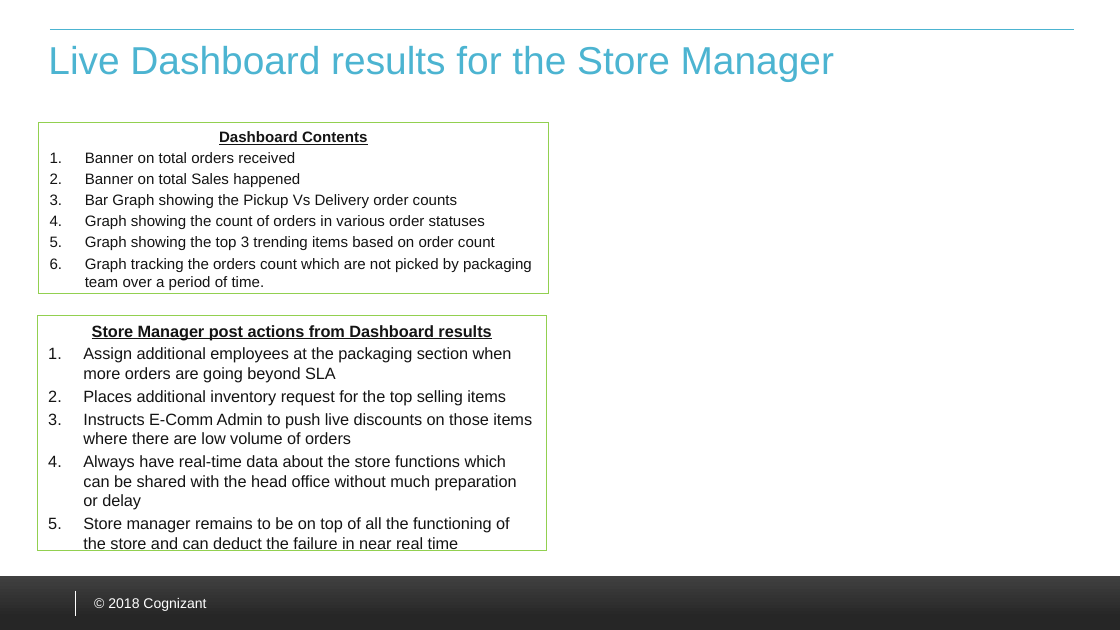
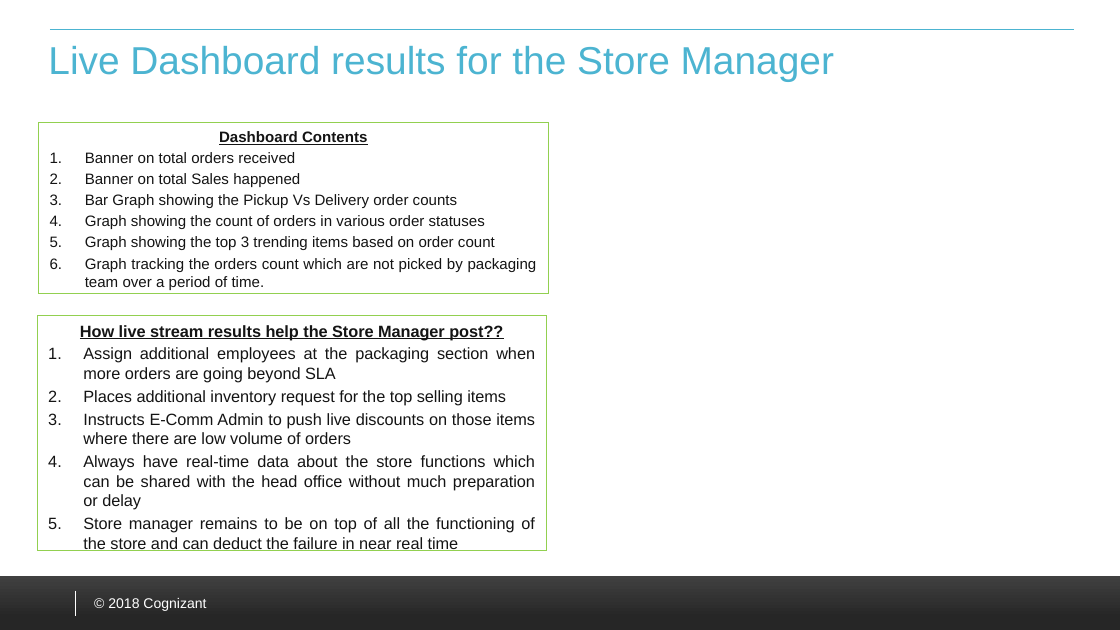
Before and after one commit to RAI-POC/EcommRAI, a slide deck: slide 5 of RAI_Ecomm.pptx. Drawn at 1120x630 pixels with LibreOffice and Linux fonts; fonts in the diff are those of the drawing; background and template pictures are left out. Boxes give left, top, right and bottom in pixels: in the first picture for what was removed or moved away, otherwise in the second. Text is boxed around its words. In the diff, an @@ line names an element or a change of style, - is before the commit and + after.

```diff
--- a/RAI_Ecomm.pptx
+++ b/RAI_Ecomm.pptx
@@ text at <box>85,152,537,290</box>: alignment left to justified @@
@@ text in rectangle at <box>80,325,503,340</box>: text changed @@
-Store Manager post actions from Dashboard results
+How live stream results help the Store Manager post??
@@ text in rectangle at <box>83,347,536,551</box>: alignment left to justified @@
```
Also in this commit, not shown: 4 other slides changed, 1 slide added, 1 slide removed.
